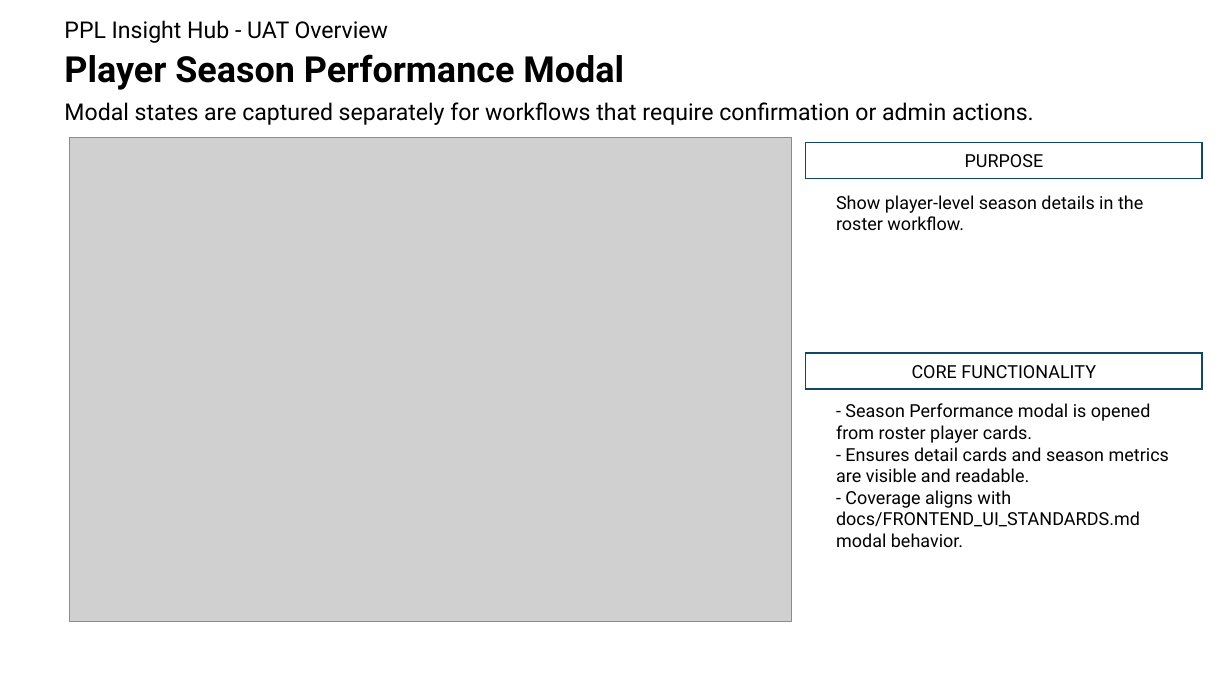
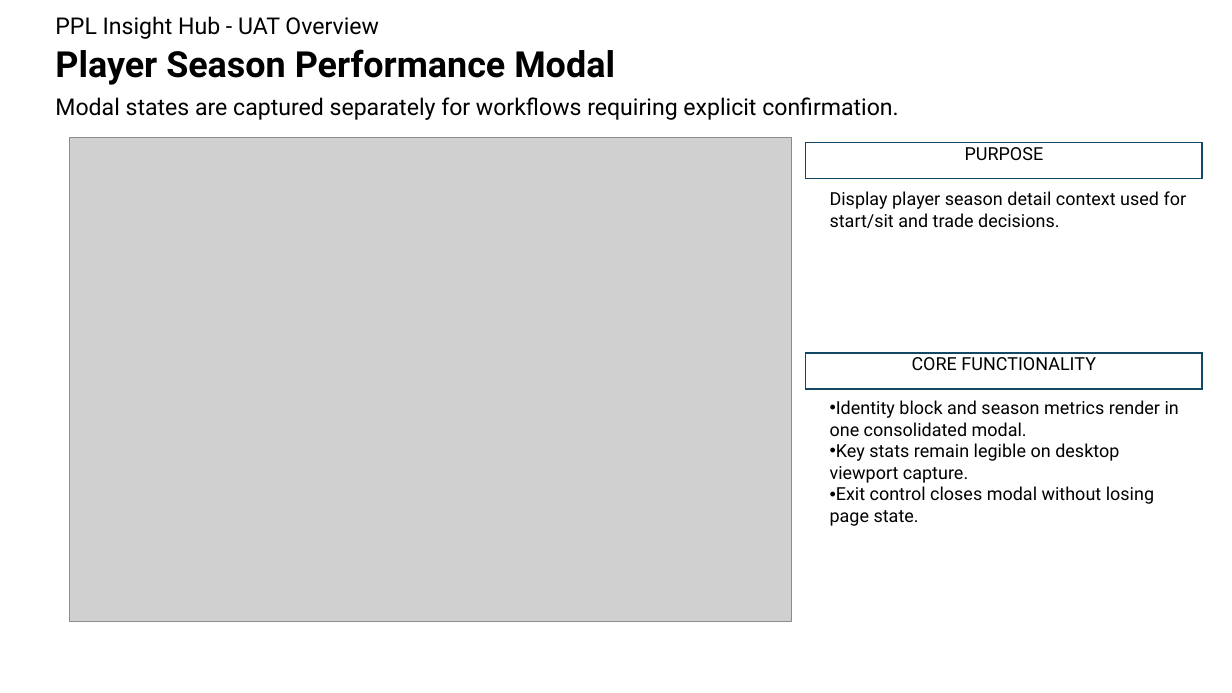
Before and after one commit to NPGrant81/fantasy-football-pi, a slide deck: slide 26 of docs/uat/uat_overview.pptx. Drawn at 1232x693 pixels with LibreOffice and Linux fonts; fonts in the diff are those of the drawing; grey boxes stand for pictures. Boxes give left, top, right and bottom in pixels: in the first picture for what was removed or moved away, otherwise in the second. Text is boxed around its words. In the diff, an @@ line names an element or a change of style, - is before the commit and + after.

Commit message:
Refresh UAT deck assets and capture automation

```diff
--- a/docs/uat/uat_overview.pptx
+++ b/docs/uat/uat_overview.pptx
@@ text "PPL Insight Hub - UAT ...": place and size @@
-text "PPL Insight Hub - UAT ..." at [64, 20, 389, 43]
+text "PPL Insight Hub - UAT ..." at [55, 16, 379, 39]
@@ text "Player Season Performance Modal": place and size @@
-text "Player Season Performance Modal" at [64, 54, 624, 90]
+text "Player Season Performance Modal" at [55, 49, 615, 85]
@@ text at [55, 97, 899, 120]: text changed @@
-Modal states are captured separately for workflows that require confirmation or admin actions.
+Modal states are captured separately for workflows requiring explicit confirmation.
@@ rectangle "PURPOSE" at [806, 142, 1202, 178]: vertical alignment middle to top @@
@@ text at [830, 191, 1187, 228]: text changed @@
-Show player-level season details in the roster workflow.
+Display player season detail context used for start/sit and trade decisions.
@@ rectangle "CORE FUNCTIONALITY" at [806, 353, 1202, 389]: vertical alignment middle to top @@
@@ text at [830, 400, 1179, 526]: text changed @@
-- Season Performance modal is opened from roster player cards.
-- Ensures detail cards and season metrics are visible and readable.
-- Coverage aligns with docs/FRONTEND_UI_STANDARDS.md modal behavior.
+• Identity block and season metrics render in one consolidated modal.
+• Key stats remain legible on desktop viewport capture.
+• Exit control closes modal without losing page state.
```
Also in this commit, not shown: 24 other slides changed, 8 slides added, 3 other files.
